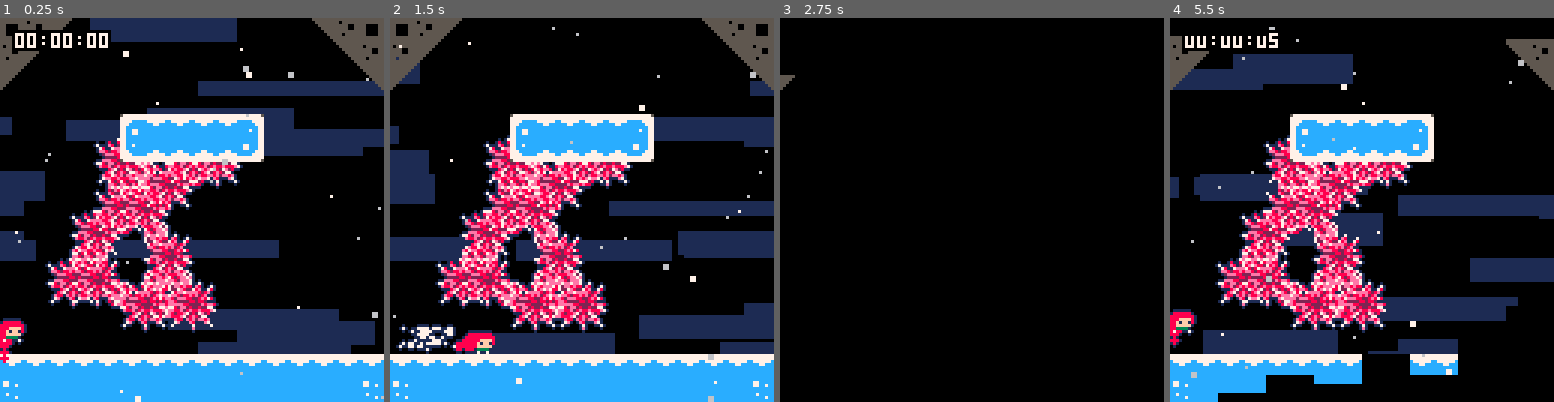
Above: before the commit, frames 1-4 (left to right).
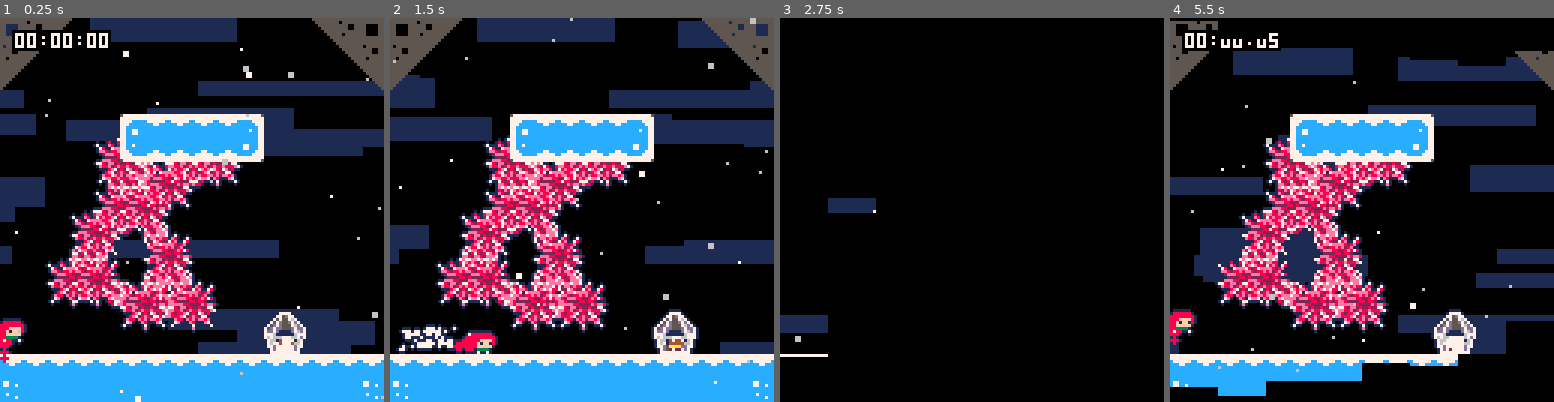
Above: after the commit, the same moments.

Repository: CelesteClassic/newleste.p8
Game: PICO-8 cartridge temple.p8
Same seed, same stepped clock (60 frames per second), same inputs: the game is played once before the commit and once after it.
Inputs:
- Up to frame 1 (0.25 s): no input
- Up to frame 2 (1.5 s): tap X (X key) at 0.33, 1.07 s; tap O (Z key) at 0.7 s
- Up to frame 3 (2.75 s): hold Right 1.6-2.1 s; tap O (Z key) at 1.7, 2.1, 2.5 s; tap X (X key) at 1.85 s; hold Up 2.15-2.42 s; hold Right from 2.47 s (still down)
- Up to frame 4 (5.5 s): tap O (Z key) every 0.4 s from 2.9 to 5.3 s; tap X (X key) at 2.97, 4.08, 5.2 s; release Right at 3.03 s; hold Left 3.08-3.58 s; hold Down 3.63-3.97 s; hold Right 4.02-4.68 s; hold Up 4.73-5.03 s; hold Left from 5.08 s (still down)

The runs differ from the first frame. In frame 1, 2.6% of the frame differs, in the area x 0-80%, y 1-88%; in frame 2, 20%; in frame 3, 1.3%; in frame 4, 23%, in the area x 0-100%, y 0-100%.

Commit message:
Cage thing (temple)
The crystal

Diff:
--- a/temple.p8
+++ b/temple.p8
@@ -1,5 +1,5 @@
 pico-8 cartridge // http://www.pico-8.com
-version 36
+version 38
 __lua__
 --newleste.p8 base cart
 
@@ -1888,18 +1888,18 @@
 777cc777777777777777777777777777777777777777777777777777777cc777ccccc7cc55555550055555555555555555555555000000000000000000000000
 77cccc7757777777777777777777777557777777777777777777777557777775cccccccc55555555555555555555555555555555000000000000000000000000
 0aaaaa0000aaa000000a0000006666000000000000055555000007777000000000000000000000000000000000000000000000070070000007ee7e7000000000
-0a000a0000a0a000000a0000068888600003bb300005555500007d776700000000000700007000000000077000070000000080080e800070e88ee82700000000
-0a909a0000a0a000000a000068887786003bbbb30000bbb00007dd7766700000000007500570000000000057000070007000e80278e007807828ee8e00000000
-09aaa900009a9000000a0000688877865505555055000000007dd7667667000000000750057000000000000560005000078007eeee828e00ee82eee700000000
-000a0000000a0000000a000068888886550055005500000007dd766667667000000006500560000000775500560650000ee8288e8e28e000e7ee7eee00000000
-099a0000009a0000000a000068888886555055055500000007d761111676700007760650056067700000665056065000002eee88228e878072eeee8800000000
-009a0000000a0000000a00000688886055505505550000007dd71111117667000055560220655500000000022055000000022228828820008227e82800000000
-0aaa0000009a0000000a00000066660055505505550000007d711144411767000000002872000000000665287200007000eee882222e8ee8087ee88000000000
-06d6667006666d60050550505555500000000000000000007d71147447176700000000288200000000655028825507507782ee28228227700000000000000000
-6d666d6006d766d6050550505555500000000000000000007d76144444676700005556022065550007500502206655000e88e28e88e888e70000000000000000
-d66dd8d00d8dd66d0550055055500300000000000000000007666aaaa66670000776065005606770070050550500000000008e72827e28000000000000000000
-676d6d6006d6d6660550055000005b3000000000000000000766622226667000000006500560000000005065056000000008e728e82770000000000000000000
-666d66655666d6760505505055555bb0000000000000000007666d66d66670000000075005700000000600650056770000e880e8e2ee8e000000000000000000
+0a000a0000a0a000000a0000068888600003bb30000555550000775d7700000000000700007000000000077000070000000080080e800070e88ee82700000000
+0a909a0000a0a000000a000068887786003bbbb30000bbb00007575576700000000007500570000000000057000070007000e80278e007807828ee8e00000000
+09aaa900009a9000000a000068887786550555505500000000757d55d7d7000000000750057000000000000560005000078007eeee828e00ee82eee700000000
+000a0000000a0000000a0000688888865500550055000000075d7d55576d7000000006500560000000775500560650000ee8288e8e28e000e7ee7eee00000000
+099a0000009a0000000a000068888886555055055500000075d7dd555d7dd70007760650056067700000665056065000002eee88228e878072eeee8800000000
+009a0000000a0000000a00000688886055505505550000007dd7d1111d76d7000055560220655500000000022055000000022228828820008227e82800000000
+0aaa0000009a0000000a000000666600555055055500000077761111116777000000002872000000000665287200007000eee882222e8ee8087ee88000000000
+06d6667006666d6005055050555550000000000000000000767666777667d700000000288200000000655028825507507782ee28228227700000000000000000
+6d666d6006d766d6050550505555500000000000000000000766147447167000005556022065550007500502206655000e88e28e88e888e70000000000000000
+d66dd8d00d8dd66d0550055055500300000000000000000007671444446670000776065005606770070050550500000000008e72827e28000000000000000000
+676d6d6006d6d6660550055000005b300000000000000000077d5aaaadd77000000006500560000000005065056000000008e728e82770000000000000000000
+666d66655666d6760505505055555bb00000000000000000007d527227d700000000075005700000000600650056770000e880e8e2ee8e000000000000000000
 6ddd6d5005d6ddd60505505055555bb00000000000000000007777777777000000000750057000000007000550055000007e000e8000e7000000000000000000
 6d6ddd5555ddd6d60505505000005b30000000000000000000000000000000000000070000700000000000007700000007000000700000700000000000000000
 676d65500556d7660505505055500300000000000000000000000000000000000000000000000000000000000000000000000000e00000000000000000000000
@@ -2057,7 +2057,7 @@
 0000000000004c00000000000000000000000000000000000000000000000000000000000000000000000000000000000000000000000000000000000000000000000000000000000000000000000000000000000000000000000000000000000000000000000000000000000000000000000000000000000000000000000000
 00004c004d0000000000000000000000000000000a0000000000000000000000000000000000000000000000000000000000000000000000000000000000000000000000000000000000000000000000000000000000000000000000000000000000000000000000000000000000000000000000000000000000000000000000
 00000000004c004c000000000000000000000000000000000000000000000000000000000000000000000000000000000000000000000000000000000000000000000000000000000000000000000000000000000000000000000000000000000000000000000000000000000000000000000000000000000000000000000000
-0000000000000000000000000000000000000000000000000000000000000000000000000000000000000000000000000000000000000000000000000000000000000000000000000000000000000000000000000000000000000000000000000000000000000000000000000000000000000000000000000000000000000000
+0000000000000000000000460000000000000000000000000000000000000000000000000000000000000000000000000000000000000000000000000000000000000000000000000000000000000000000000000000000000000000000000000000000000000000000000000000000000000000000000000000000000000000
 0100000000000000000000000000000001000000000000000000000000000000000000000000000000000000000000000000000000000000000000000000000000000000000000000000000000000000000000000000000000000000000000000000000000000000000000000000000000000000000000000000000000000000
 2222222222222222222222222222222223000000000000000000000000000000000000000000000000000000000000000000000000000000000000000000000000000000000000000000000000000000000000000000000000000000000000000000000000000000000000000000000000000000000000000000000000000000
 3825252525252525252525252525253826000000000000000000000000000000000000000000000000000000000000000000000000000000000000000000000000000000000000000000000000000000000000000000000000000000000000000000000000000000000000000000000000000000000000000000000000000000
